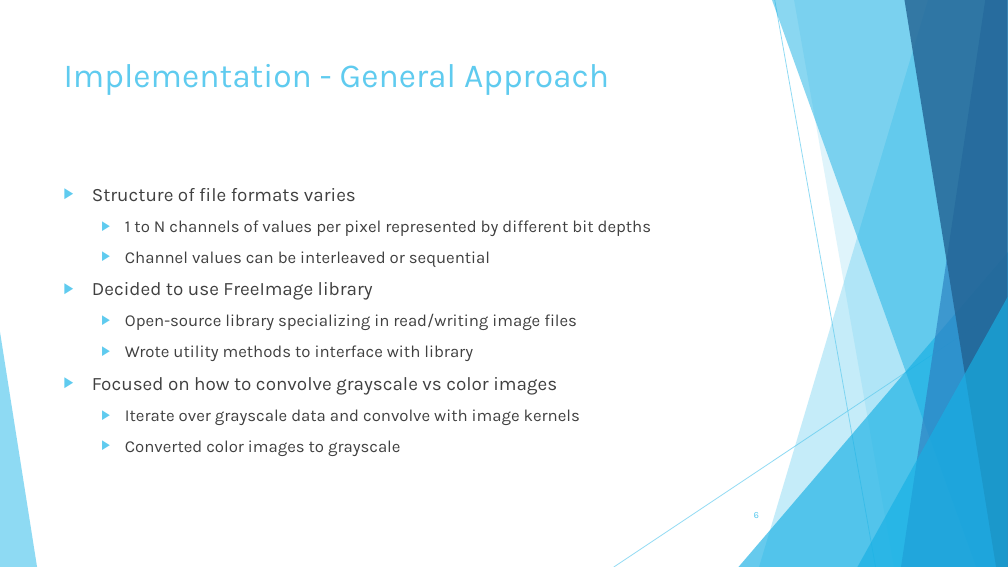
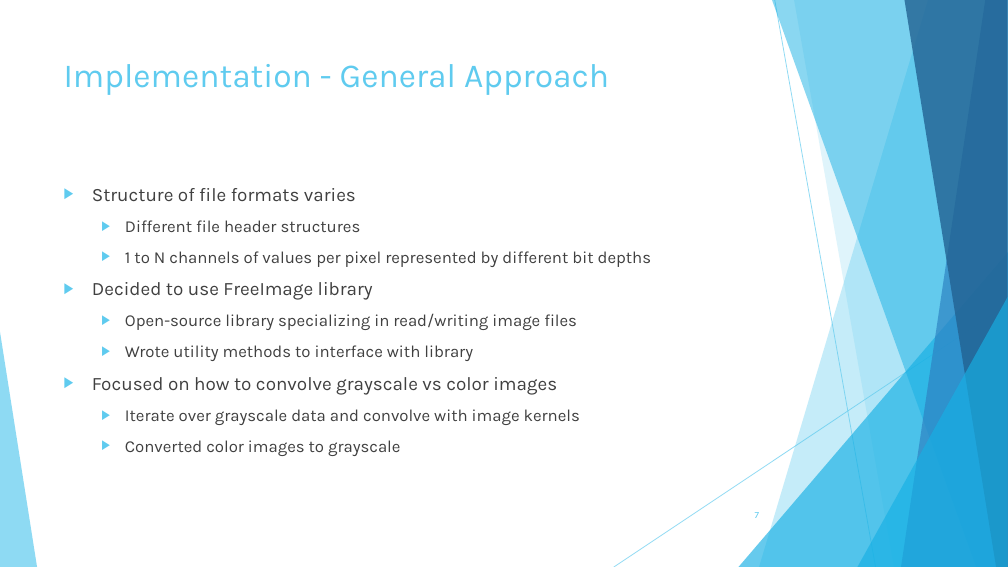
Before and after one commit to miles885/GPU_Course_Project, a slide deck: slide 7 of Course_Project_Edge_Detection_Gapcynski.pptx (slide 6 before the commit). Drawn at 1008x567 pixels with LibreOffice and Linux fonts; fonts in the diff are those of the drawing. Boxes give left, top, right and bottom in pixels: in the first picture for what was removed or moved away, otherwise in the second. Text is boxed around its words. In the diff, an @@ line names an element or a change of style, - is before the commit and + after.

```diff
--- a/Course_Project_Edge_Detection_Gapcynski.pptx
+++ b/Course_Project_Edge_Detection_Gapcynski.pptx
@@ text at <box>125,220,361,232</box>: paragraph added @@
+  ▶ Different file header structures
@@ text at <box>125,251,490,267</box>: paragraph removed @@
-  ▶ Channel values can be interleaved or sequential
```
Also in this commit, not shown: 6 other slides changed, 1 slide added, 1 other file.
